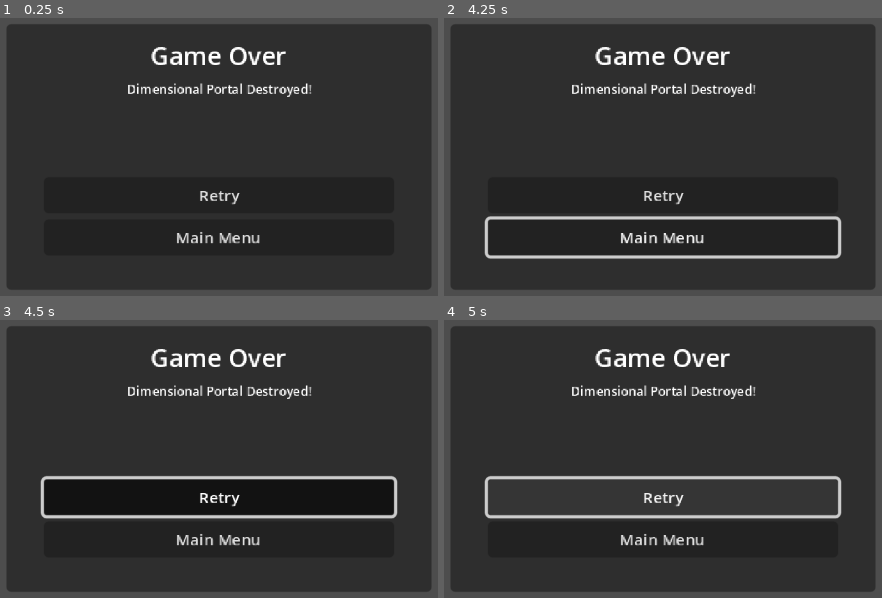
Above: before the commit, frames 1-4 (two rows, left to right).
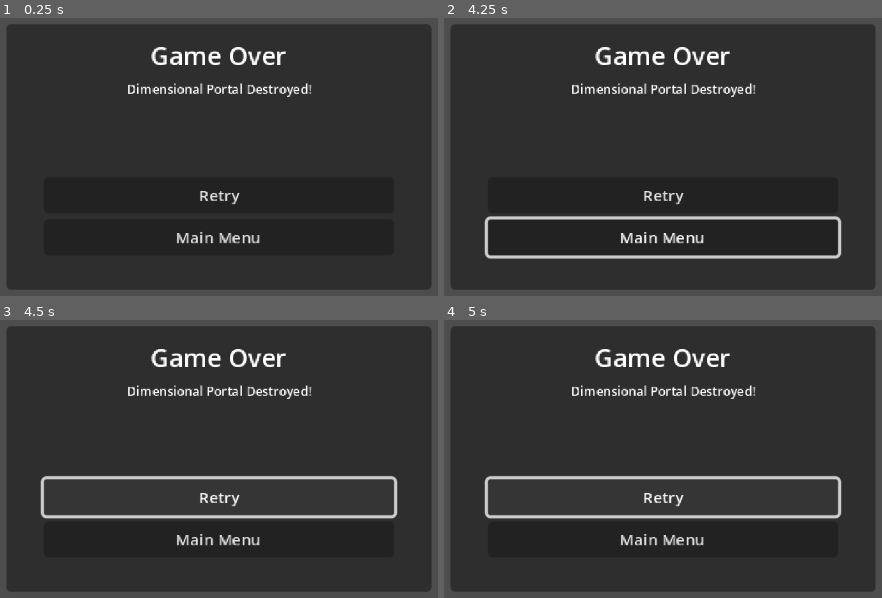
Above: after the commit, the same moments.

Repository: rockgem/finntalisker-dimension-wars
Game: Godot game, scene res://actors/ui/GameOverView.tscn
Same seed, same stepped clock (60 frames per second), same inputs: the game is played once before the commit and once after it. This scene is started directly instead of the project's main scene.
Inputs (mouse positions are in pixels of both pictures, inside the frame that each line leads up to):
- Up to frame 1 (0.25 s): no input
- Up to frame 2 (4.25 s): click (663, 195) at 0.5 s, where only the run before the commit has a clickable "Retry"; click (663, 195) at 1.25 s, where only the run before the commit has a clickable "Retry"; click (663, 195) at 2 s, where only the run before the commit has a clickable "Retry"; click (663, 237) at 2.75 s, where only the run before the commit has a clickable "Main Menu"; move the mouse to (838, 134) at 3.52 s; click (838, 134) at 3.67 s
- Up to frame 3 (4.5 s): move the mouse to (56, 481) at 4.27 s; click (56, 481) at 4.42 s
- Up to frame 4 (5 s): no input

Frames 1-2 are identical in both runs. In frame 3, 9.9% of the frame differs, in the area x 10-90%, y 57-71%; in frame 4, nothing differs.

Commit message:
add useful comments

Diff:
--- a/actors/entities/Tower.gd
+++ b/actors/entities/Tower.gd
@@ -26,6 +26,7 @@
 				closest = enemy
 
 	if closest:
+		# still check if the closest enemy is within range
 		if global_position.distance_to(closest.global_position) < range:
 			target = closest
 
@@ -33,6 +34,7 @@
 
 	tick += delta
 
+	# only shoot when target is not null
 	if tick > tick_max and target:
 		shoot()
 		tick = 0.0
--- a/actors/entities/TowerBullet.gd
+++ b/actors/entities/TowerBullet.gd
@@ -10,7 +10,10 @@
 
 
 func _on_area_2d_area_entered(area: Area2D) -> void:
+
+	# we get the actual body or the troop entity
+	# when the bullet touches the enemies' area
 	var body: Troop = area.get_parent()
-	body.receive_damage()
+	body.receive_damage() # received damage is by default "1" change anyway you like
 
 	queue_free()
--- a/actors/ui/GameOverView.gd
+++ b/actors/ui/GameOverView.gd
@@ -1 +1,24 @@
 extends Control
+
+
+
+func _ready() -> void:
+	get_tree().paused = true
+
+
+func _on_main_menu_pressed() -> void:
+	ManagerGame.fade()
+	await ManagerGame.fader_step_finished
+
+	get_tree().change_scene_to_file('res://scenes/Menu.tscn')
+
+
+func _on_retry_pressed() -> void:
+	ManagerGame.fade()
+	await ManagerGame.fader_step_finished
+
+	get_tree().change_scene_to_file('res://scenes/Main.tscn')
+
+
+func _on_tree_exiting() -> void:
+	get_tree().paused = false
--- a/actors/ui/GameOverView.tscn
+++ b/actors/ui/GameOverView.tscn
@@ -89,3 +89,7 @@
 layout_mode = 2
 theme_override_font_sizes/font_size = 10
 text = "Main Menu"
+
+[connection signal="tree_exiting" from="." to="." method="_on_tree_exiting"]
+[connection signal="pressed" from="Panel/VBoxContainer/Retry" to="." method="_on_retry_pressed"]
+[connection signal="pressed" from="Panel/VBoxContainer/MainMenu" to="." method="_on_main_menu_pressed"]
--- a/globals/ManagerGame.gd
+++ b/globals/ManagerGame.gd
@@ -24,11 +24,11 @@
 
 var areas_troops = {
 	"fantasy": ['peasant', 'warrior', 'hunter', 'swordsman', 'amazon'],
-	"cyberpunk": ['peasant', 'warrior', 'hunter', 'swordsman', 'amazon'],
+	"cyberpunk": ['robo_cop', 'robo_dog', 'cyborg', 'hacker', 'gunner'],
 }
 var areas_monsters = {
 	"fantasy": ['goblin', 'flying_demon', 'wolf'],
-	"cyberpunk": ['robot_dog', 'tank', 'cyborg']
+	"cyberpunk": ['robo_leopard', 'tank', 'cyclops']
 }
 
 var all_entities_data = {}
--- a/scenes/Main.gd
+++ b/scenes/Main.gd
@@ -18,12 +18,14 @@
 var enemy_spawn_count_min = 3
 var enemy_spawn_count_max = 4
 var wave = 0
-var wave_max = 10
 
 # this is used to scale enemies' hp and overall attack damage
 # ( see spawn_enemy_wave() function )
 var difficulty_scale = 1.0
 
+# an array where we can reference to every enemy in the scene
+# over a certain period, this will get populated will null references so
+# we need to clear this array everytime we spawn a new set of enemies ( see: spawn_enemy_wave() function )
 var current_enemies_ref = []
 
 
@@ -33,6 +35,7 @@
 
 	ManagerGame.global_game_ref = self
 
+	# we change the textures of objects according to the era/theme we are on
 	$Background/TextureRect2.texture = load(ManagerGame.areas_config[world_id]['background'])
 	$Tower.texture = load(ManagerGame.areas_config[world_id]['tower_sprite'])
 
@@ -82,6 +85,8 @@
 			current_enemies_ref.append(e)
 
 
+# loading only the available and troops on a certain era/theme
+# ( see ManagerGame -> areas_troops[] )
 func load_valid_troops():
 	var data = {}
 
@@ -100,16 +105,17 @@
 func spawn_enemy():
 	var random_enemy = ManagerGame.areas_monsters[world_id].pick_random()
 	var i = load('res://actors/entities/Troop.tscn').instantiate()
-	i.data = ManagerGame.all_entities_data[random_enemy].duplicate()
+	i.data = ManagerGame.all_entities_data[random_enemy].duplicate() # do not forget to duplicate() the data or else it will just modify the original one!
 	i.set_as_enemy()
 
 	spawn_obj(i, Vector2(randf_range(600.0, 700.0), player_spawn_position.y))
 
 
+# this runs when the signal to spawn a hero is emitted
 func on_troop_clicked(ref):
 	var i = load('res://actors/entities/Troop.tscn').instantiate()
 	i.is_player = true
-	i.data = ref.data.duplicate()
+	i.data = ref.data.duplicate() # do not forget to duplicate() the data or else it will just modify the original one!
 	i.global_position = player_spawn_position
 
 	add_child(i)
